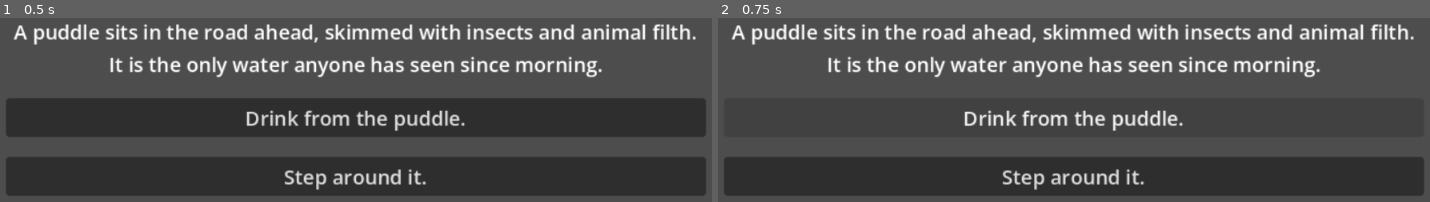
Above: before the commit, frames 1-2 (left to right).
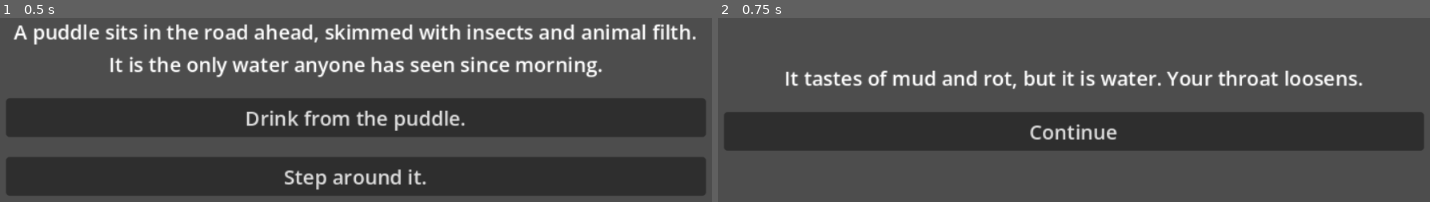
Above: after the commit, the same moments.

Repository: Classy-Brian/The-Long-March
Game: Godot game, scene res://scenes/decision_point/DecisionPoint.tscn
Two runs of this game, one before a commit and one after it. Both use one fixed random seed, a clock stepped at 60 frames per second and the inputs below. This scene is started directly instead of the project's main scene.
Inputs:
- Up to frame 1 (0.5 s): no input
- Up to frame 2 (0.75 s): click "Drink from the puddle." at 0.5 s

Frame 1 is identical in both runs. In frame 2, 39% of the frame differs, in the area x 0-100%, y 3-97%.

Commit message:
Real DecisionPoint in the loop: result text, Continue, placeholder retired

Diff:
--- a/scenes/decision_point/DecisionPoint.tscn
+++ b/scenes/decision_point/DecisionPoint.tscn
@@ -47,3 +47,9 @@
 unique_name_in_owner = true
 layout_mode = 2
 text = "Choice B"
+
+[node name="ContinueButton" type="Button" parent="MarginContainer/VBoxContainer" unique_id=1907367610]
+unique_name_in_owner = true
+visible = false
+layout_mode = 2
+text = "Continue"
--- a/scripts/decision_point.gd
+++ b/scripts/decision_point.gd
@@ -1,11 +1,14 @@
 extends Control
 class_name DecisionPoint
+
+signal decision_made
 
 @export var event: DecisionEvent
 
 @onready var prompt_label: Label = %PromptLabel
 @onready var choice_a_button: Button = %ChoiceAButton
 @onready var choice_b_button: Button = %ChoiceBButton
+@onready var continue_button: Button = %ContinueButton
 
 func _ready() -> void:
 	if event == null:
@@ -16,21 +19,22 @@
 	choice_b_button.text = event.b_text
 	choice_a_button.pressed.connect(_on_choice_a_button_pressed)
 	choice_b_button.pressed.connect(_on_choice_b_button_pressed)
+	continue_button.pressed.connect(_on_continue_button_pressed)
 
 func _on_choice_a_button_pressed() -> void:
 	if _roll(event.a_success_chance):
-		print(event.a_success_result)
+		_show_result(event.a_success_result)
 		_apply(event.a_success_health, event.a_success_hydration, event.a_success_morale)
 	else:
-		print(event.a_failure_result)
+		_show_result(event.a_failure_result)
 		_apply(event.a_failure_health, event.a_failure_hydration, event.a_failure_morale)
 
 func _on_choice_b_button_pressed() -> void:
 	if _roll(event.b_success_chance):
-		print(event.b_success_result)
+		_show_result(event.b_success_result)
 		_apply(event.b_success_health, event.b_success_hydration, event.b_success_morale)
 	else:
-		print(event.b_failure_result)
+		_show_result(event.b_failure_result)
 		_apply(event.b_failure_health, event.b_failure_hydration, event.b_failure_morale)
 
 func _apply(health: float, hydration: float, morale: float) -> void:
@@ -42,3 +46,12 @@
 
 func _roll(chance: float) -> bool:
 	return randf() * 100.0 < chance
+
+func _show_result(text: String) -> void:
+	prompt_label.text = text
+	choice_a_button.hide()
+	choice_b_button.hide()
+	continue_button.show()
+
+func _on_continue_button_pressed() -> void:
+	decision_made.emit()
--- a/scripts/main.gd
+++ b/scripts/main.gd
@@ -1,7 +1,8 @@
 extends Node2D
 
 const PACE_SCENE: PackedScene = preload("res://scenes/relentless_pace/RelentlessPace.tscn")
-const DECISION_SCENE: PackedScene = preload("res://scenes/decision_point/PlaceholderDecision.tscn")
+const DECISION_SCENE: PackedScene = preload("res://scenes/decision_point/DecisionPoint.tscn")
+const TEST_EVENT: DecisionEvent = preload("res://events/puddle_water.tres")
 
 @onready var ui_layer: CanvasLayer = %UILayer
 
@@ -16,7 +17,8 @@
 	_show_screen(pace)
 
 func _start_decision() -> void:
-	var decision: PlaceholderDecision = DECISION_SCENE.instantiate()
+	var decision: DecisionPoint = DECISION_SCENE.instantiate()
+	decision.event = TEST_EVENT
 	decision.decision_made.connect(_on_decision_made)
 	_show_screen(decision)
 
